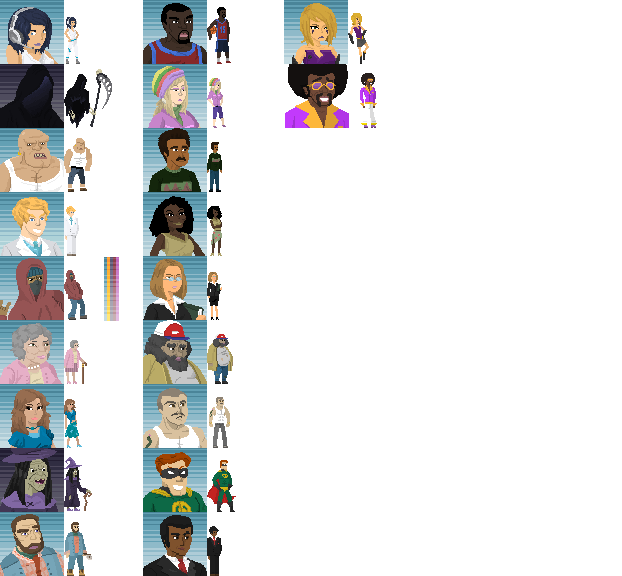
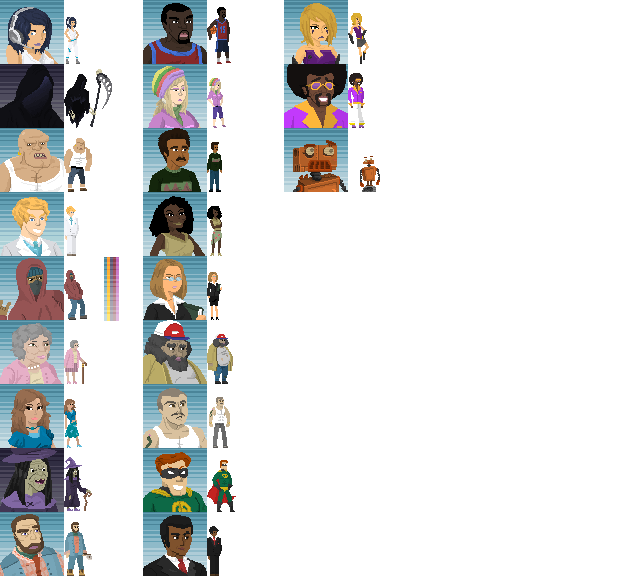
The second 622 × 576 image is a revision of the first. Changes to its layers:
painted on "Layer 0" over [284, 64, 380, 192]
